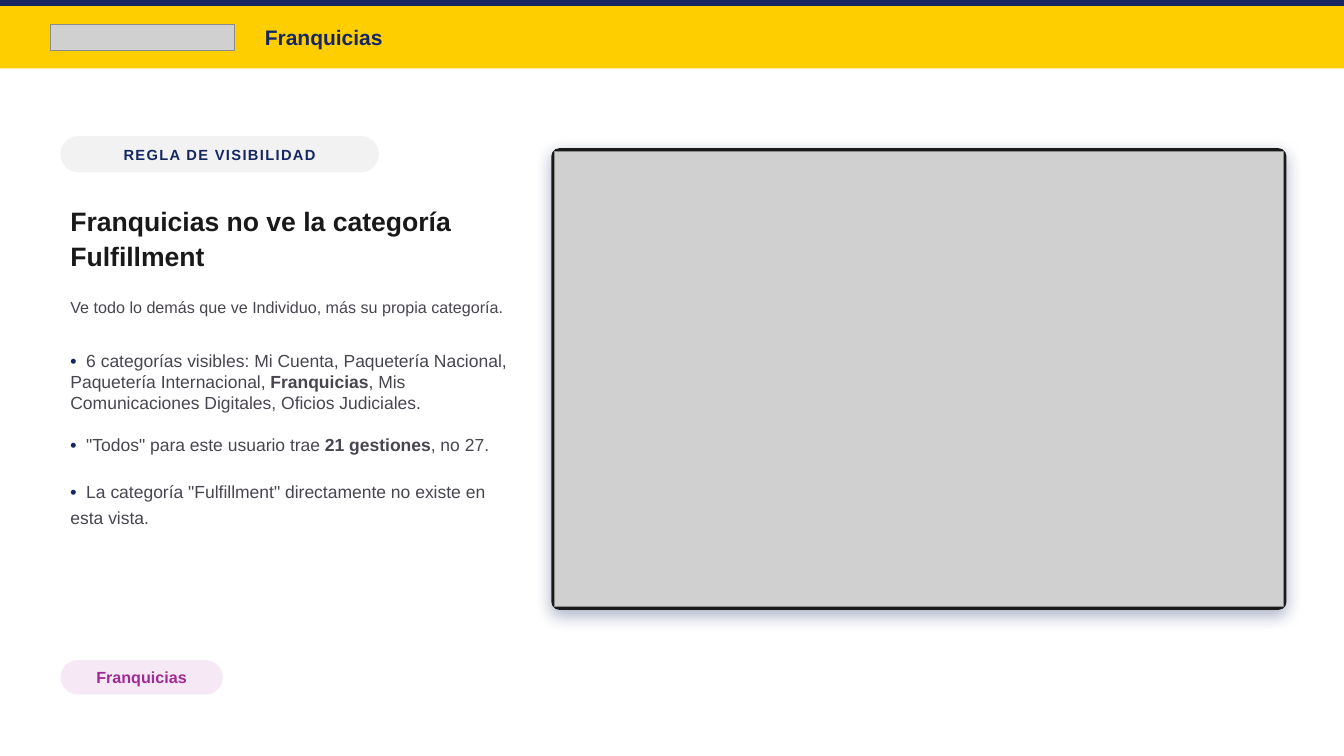
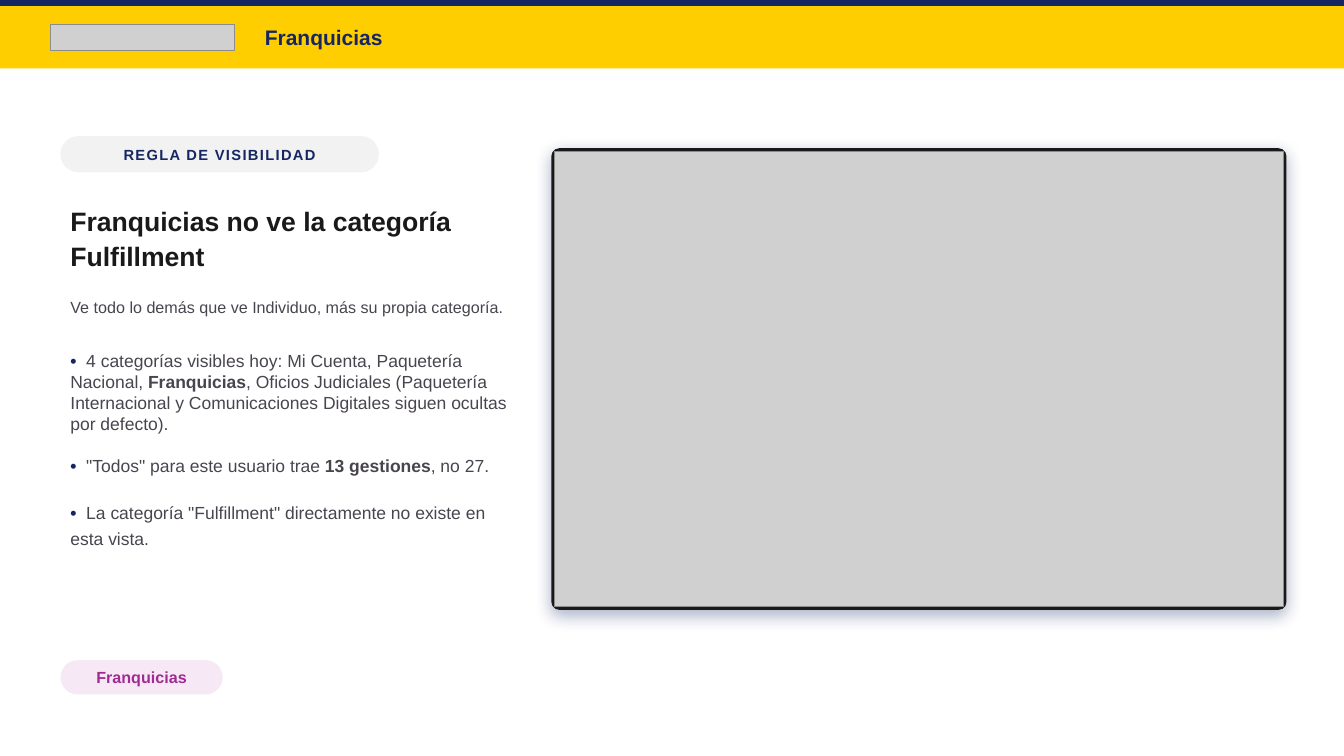
Before and after one commit to Marcolof/consultas-correo, a slide deck: slide 9 of hub/presentaciones/presentacion-v1.pptx. Drawn at 1344x756 pixels with LibreOffice and Linux fonts; fonts in the diff are those of the drawing; grey boxes stand for pictures. Boxes give left, top, right and bottom in pixels: in the first picture for what was removed or moved away, otherwise in the second. Text is boxed around its words. In the diff, an @@ line names an element or a change of style, - is before the commit and + after.

```diff
--- a/hub/presentaciones/presentacion-v1.pptx
+++ b/hub/presentaciones/presentacion-v1.pptx
@@ text at box(70, 354, 506, 545): text changed @@
-• 6 categorías visibles: Mi Cuenta, Paquetería Nacional, Paquetería Internacional, Franquicias, Mis Comunicaciones Digitales, Oficios Judiciales.
-• "Todos" para este usuario trae 21 gestiones, no 27.
-• La categoría "Fulfillment" directamente no existe en esta vista.
+• 4 categorías visibles hoy: Mi Cuenta, Paquetería Nacional, Franquicias, Oficios Judiciales (Paquetería Internacional y Comunicaciones Digitales siguen ocultas por defecto).
+• "Todos" para este usuario trae 13 gestiones, no 27.
+• La categoría "Fulfillment" directamente no existe en esta vista.
```
Also in this commit, not shown: 4 other slides changed, 8 other files.
